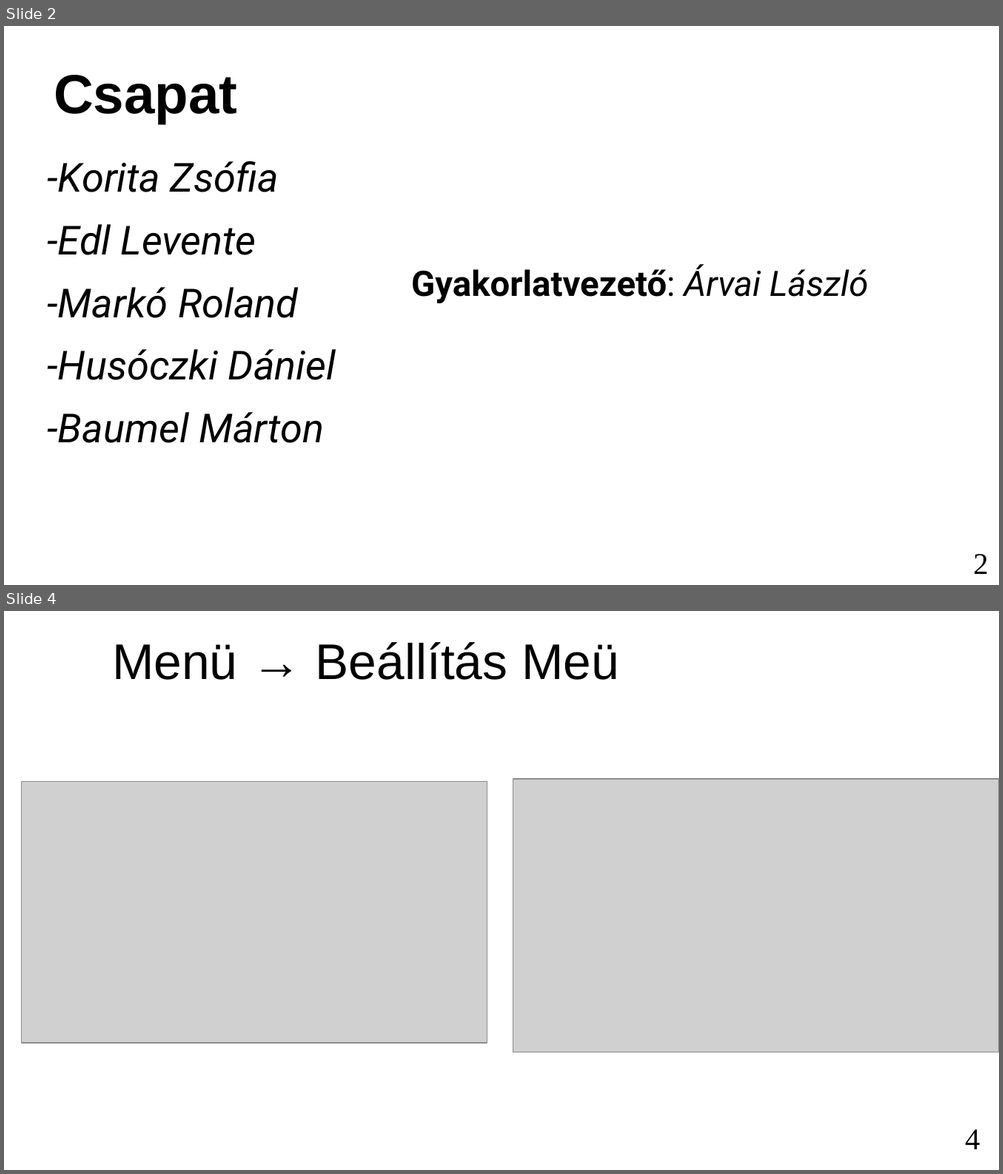
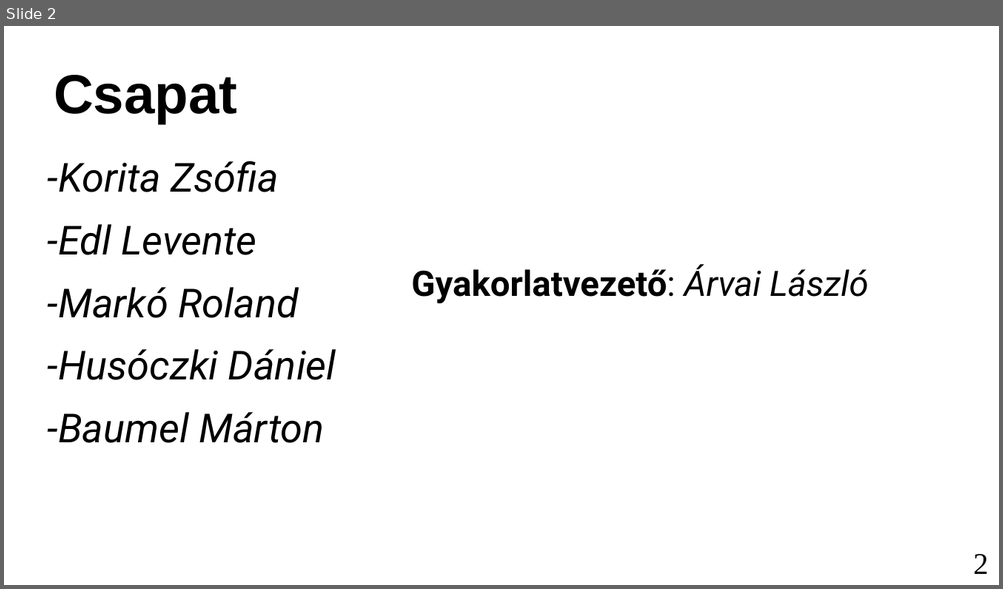
Before and after one commit to marcibaumel/SpeedCards, a slide deck: Mails/prezi2.ppt. Shown one above the other, each under a label of ours: slides 2 and 4 before the commit, slide 2 after it; the slides between them are not shown. The pictures are 1003x1174 and 1003x589 pixels, drawn with LibreOffice and Linux fonts; fonts in the diff are those of the drawing; grey boxes stand for pictures. Boxes give left, top, right and bottom in pixels: in the first picture for what was removed or moved away, otherwise in the second. Text is boxed around its words. In the diff, an @@ line names an element or a change of style, - is before the commit and + after.

```diff
--- a/Mails/prezi2.ppt
+++ b/Mails/prezi2.ppt
@@ slide 4 removed at box(4, 611, 999, 1170), background #FFFFFF @@
@@ text removed at box(112, 642, 619, 680) @@
-Menü → Beállítás Meü
@@ picture removed at box(22, 782, 488, 1043) @@
@@ picture removed at box(513, 779, 985, 1044) @@
@@ picture removed at box(513, 779, 999, 1052) @@
@@ page number removed at box(965, 1130, 979, 1150) @@
-4
```
Also in this commit, not shown: 2 slides changed, 1 slide added, 1 other slide removed, 3 other files.
